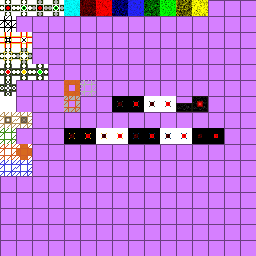
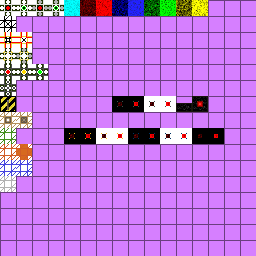
Layered file, before and after one edit (256 x 256). Changes by layer:
showed group "6*16+0 redstone power converter" (2 layers) over [0, 96, 16, 112]
removed layer "ebcp_terrain" over [64, 80, 96, 112]
added layer "11*16+0 crossover" above "Ebene 6" over [0, 176, 16, 192]
painted on "Ebene 6" over [0, 176, 16, 192]
